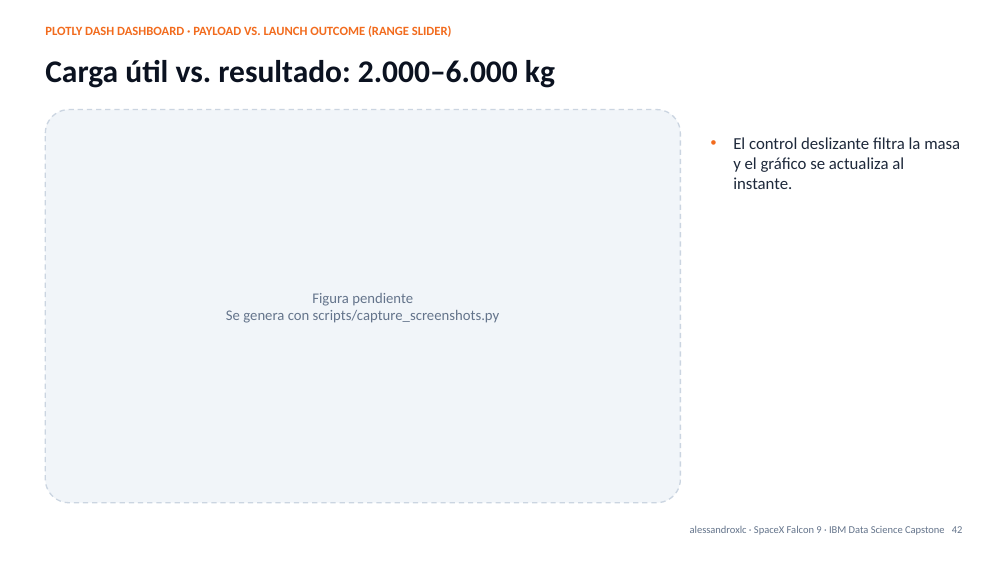
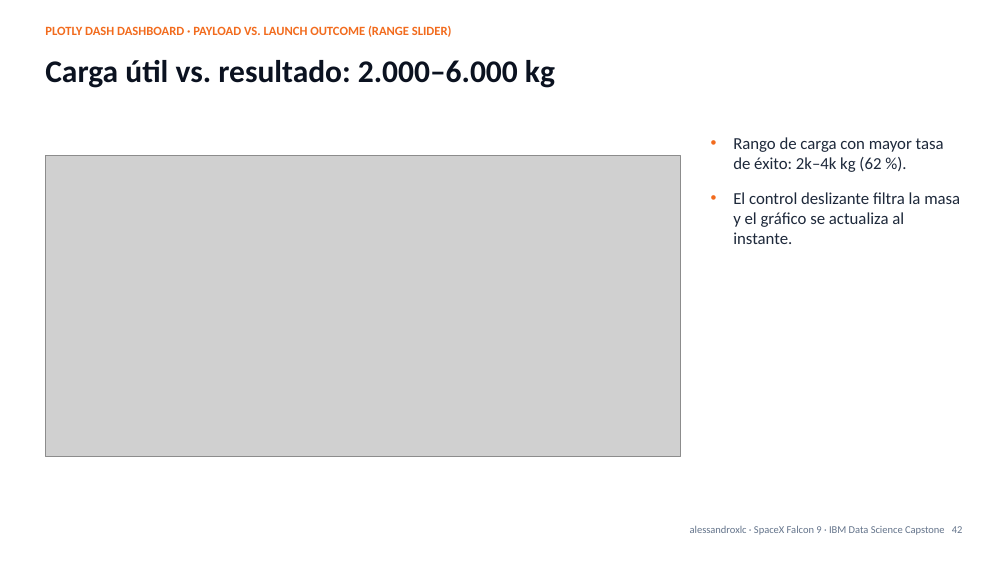
Before and after one commit to alessandroxlc/spacex-falcon9-capstone, a slide deck: slide 42 of presentation/SpaceX_Falcon9_Capstone.pptx. Drawn at 1008x567 pixels with LibreOffice and Linux fonts; fonts in the diff are those of the drawing; grey boxes stand for pictures. Boxes give left, top, right and bottom in pixels: in the first picture for what was removed or moved away, otherwise in the second. Text is boxed around its words. In the diff, an @@ line names an element or a change of style, - is before the commit and + after.

```diff
--- a/presentation/SpaceX_Falcon9_Capstone.pptx
+++ b/presentation/SpaceX_Falcon9_Capstone.pptx
@@ rounded rectangle removed at (45, 110, 681, 503) @@
@@ text at (733, 137, 944, 172): paragraph added @@
+• Rango de carga con mayor tasa de éxito: 2k–4k kg (62 %).
@@ picture added at (45, 156, 681, 457) @@
@@ text removed at (226, 293, 500, 323) @@
-Figura pendiente
-Se genera con scripts/capture_screenshots.py
```
Also in this commit, not shown: 28 other slides changed, 45 other files.
